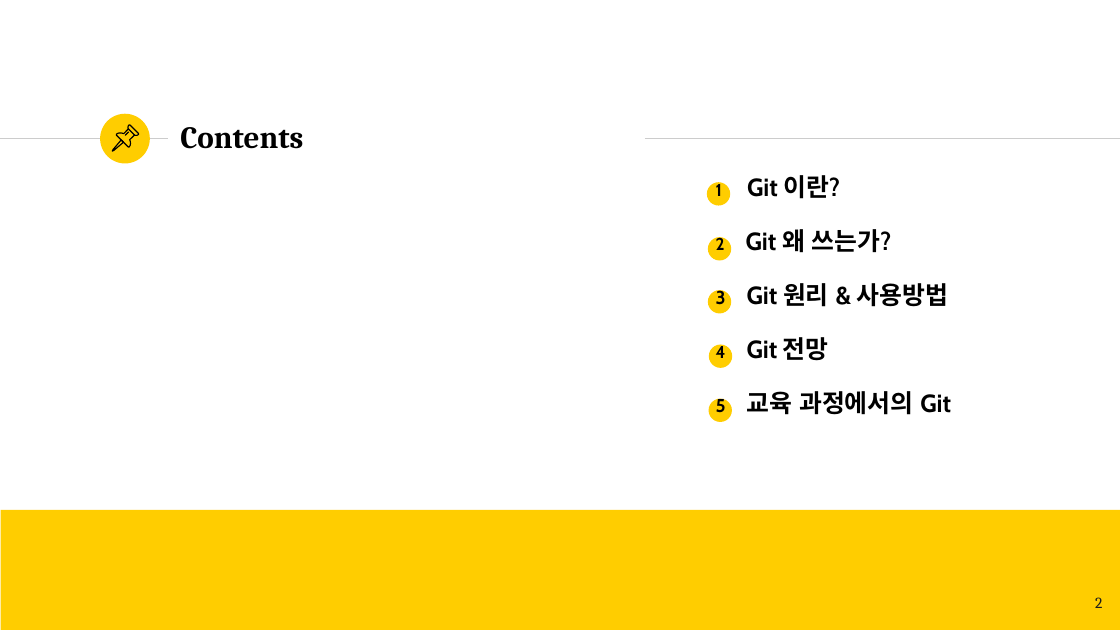
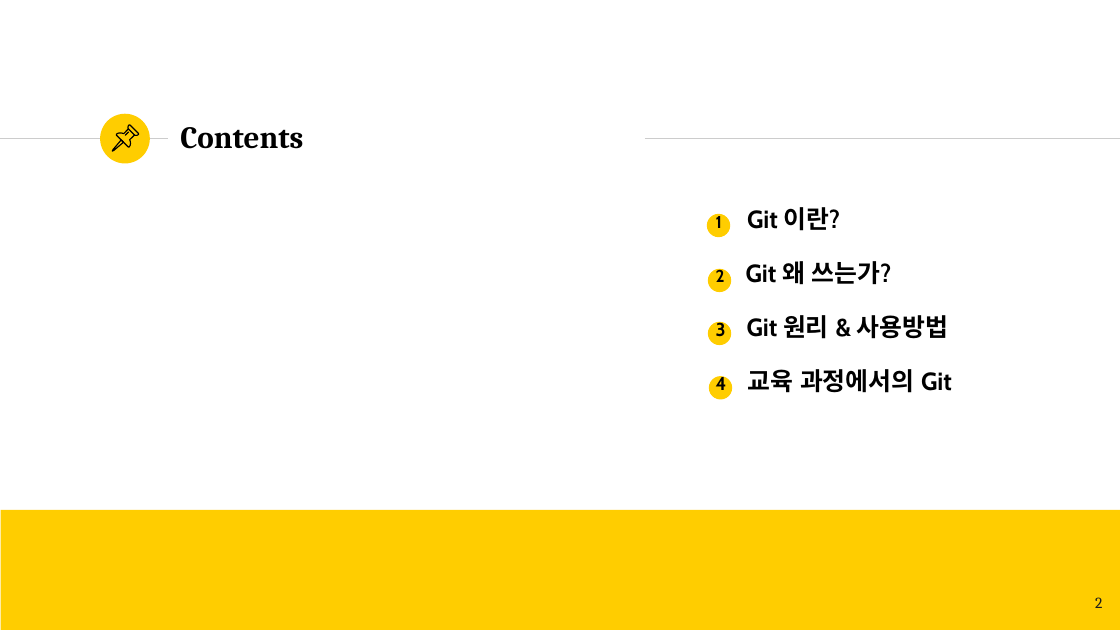
Before and after one commit to romiii37/CampusSeven, a slide deck: slide 2 of Git.pptx. Drawn at 1120x630 pixels with LibreOffice and Linux fonts; fonts in the diff are those of the drawing. Boxes give left, top, right and bottom in pixels: in the first picture for what was removed or moved away, otherwise in the second. Text is boxed around its words. In the diff, an @@ line names an element or a change of style, - is before the commit and + after.

```diff
--- a/Git.pptx
+++ b/Git.pptx
@@ text "1 Git 이란?": place and size @@
-text "1 Git 이란?" at bbox=[716, 175, 951, 415]
+text "1 Git 이란?" at bbox=[716, 207, 952, 393]
@@ 4 ellipses: place and size @@
-4 ellipses at bbox=[707, 183, 732, 368]
+4 ellipses at bbox=[707, 214, 732, 400]
@@ text at bbox=[716, 369, 952, 393]: text changed @@
-4 Git 전망
-5 교육 과정에서의 Git
+4 교육 과정에서의 Git
@@ ellipse removed at bbox=[709, 399, 732, 422] @@
```
Also in this commit, not shown: 4 other slides changed, 5 slides added, 4 slides removed.
